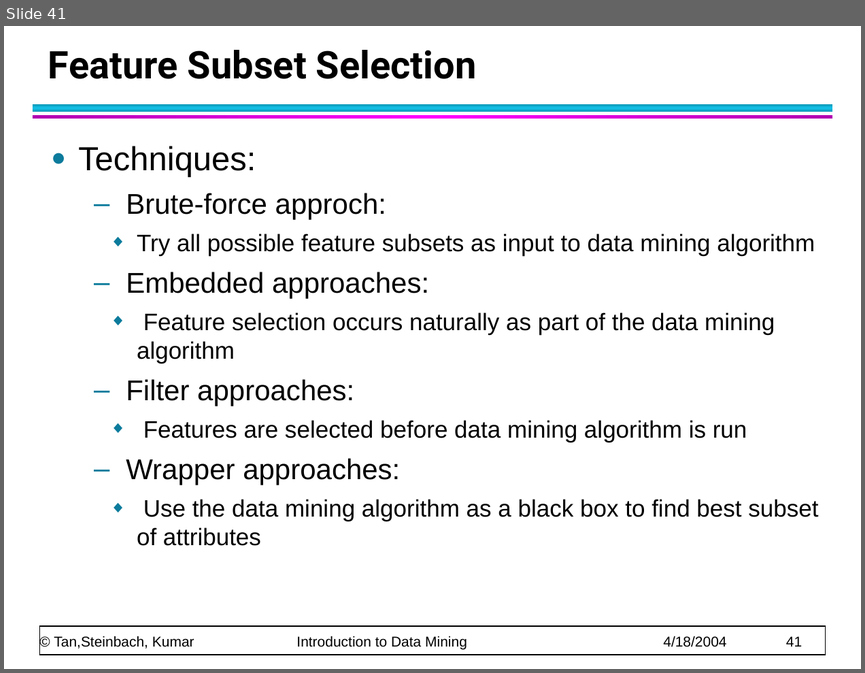
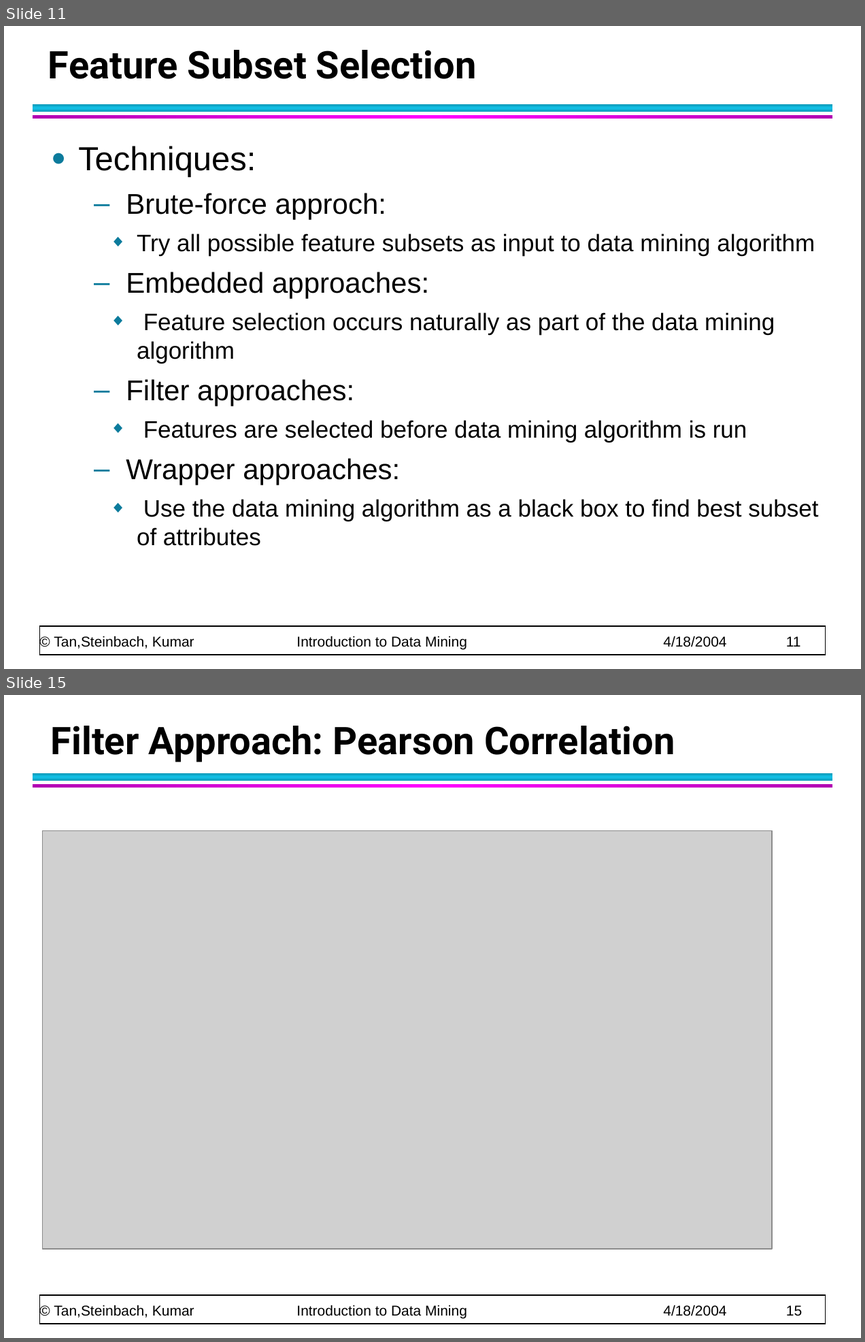
Before and after one commit to CMPT300/CMPT300.github.io, a slide deck: handouts/data/chap2_data_2.ppt. Shown one above the other, each under a label of ours: slide 41 before the commit, slides 11 and 15 after it; the slides between them are not shown. The pictures are 865x673 and 865x1342 pixels, drawn with LibreOffice and Linux fonts; fonts in the diff are those of the drawing; grey boxes stand for pictures. Boxes give left, top, right and bottom in pixels: in the first picture for what was removed or moved away, otherwise in the second. Text is boxed around its words. In the diff, an @@ line names an element or a change of style, - is before the commit and + after.

```diff
--- a/handouts/data/chap2_data_2.ppt
+++ b/handouts/data/chap2_data_2.ppt
@@ slide 15 added at (4, 695, 861, 1338), background #FFFFFF; not listed: 4 template elements that a slide beside it also shows @@
@@ text added at (51, 726, 675, 762), 32 pt, text #000000, bold @@
+Filter Approach: Pearson Correlation
@@ picture added at (43, 830, 772, 1249) @@
@@ what was slide 41 is now slide 11 @@
@@ text at (54, 635, 801, 650): text changed @@
-© Tan,Steinbach, Kumar Introduction to Data Mining 4/18/2004 41
+© Tan,Steinbach, Kumar Introduction to Data Mining 4/18/2004 11
```
Also in this commit, not shown: 11 other slides changed, 9 other slides added, 56 slides removed, 2 other files.
